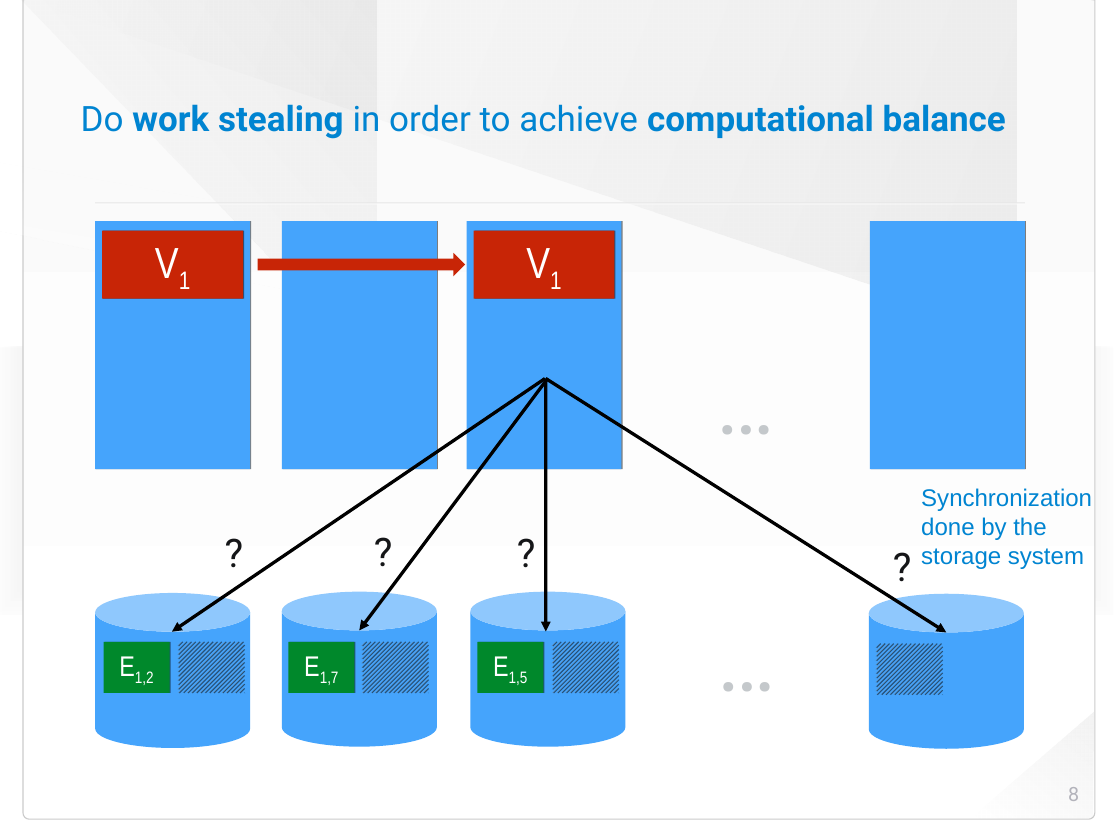
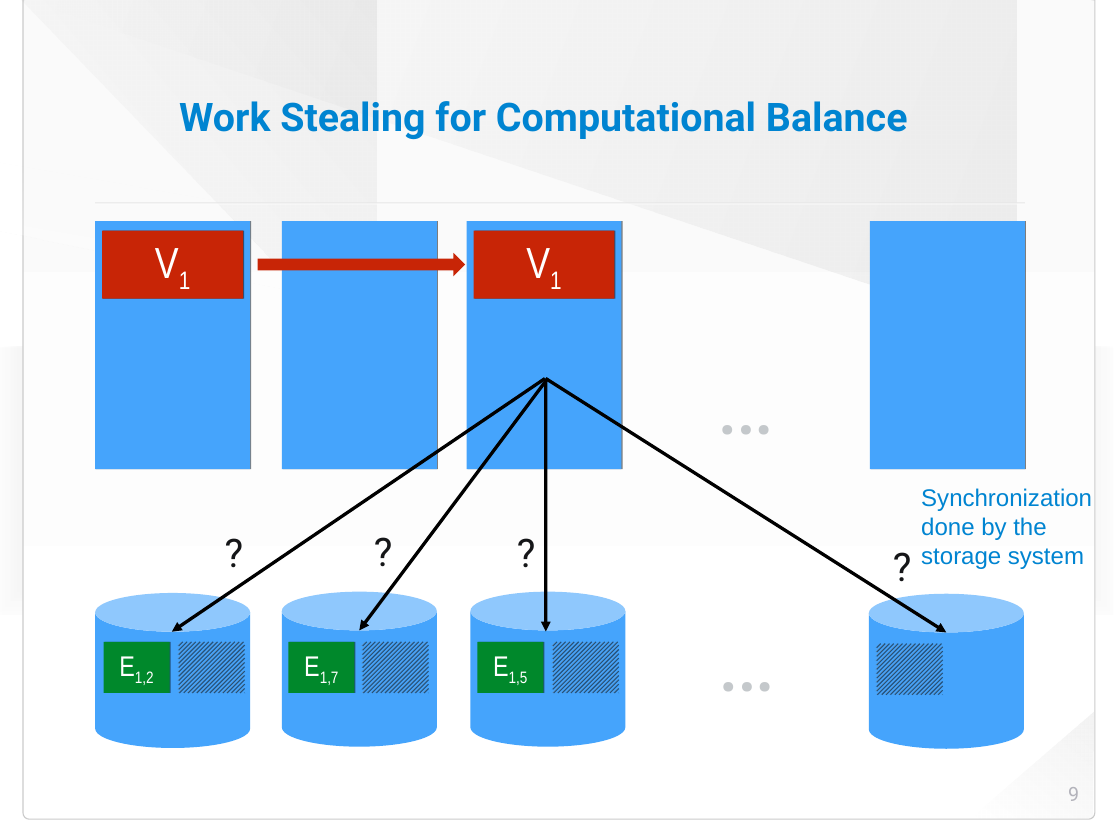
Before and after one commit to HaprianVlad/chaos, a slide deck: slide 9 of presentation.odp (slide 8 before the commit). Drawn at 1120x840 pixels with LibreOffice and Linux fonts; fonts in the diff are those of the drawing; background and template pictures are left out. Boxes give left, top, right and bottom in pixels: in the first picture for what was removed or moved away, otherwise in the second. Text is boxed around its words. In the diff, an @@ line names an element or a change of style, - is before the commit and + after.

```diff
--- a/presentation.odp
+++ b/presentation.odp
@@ title at bbox=[179, 101, 908, 139]: text changed; size 32 to 36 pt @@
-Do work stealing in order to achieve computational balance
+Work Stealing for Computational Balance
@@ page number at bbox=[1068, 787, 1079, 801]: text changed @@
-8
+9
```
Also in this commit, not shown: 31 other slides changed, 6 slides added, 1 slide removed, 4 other files.
